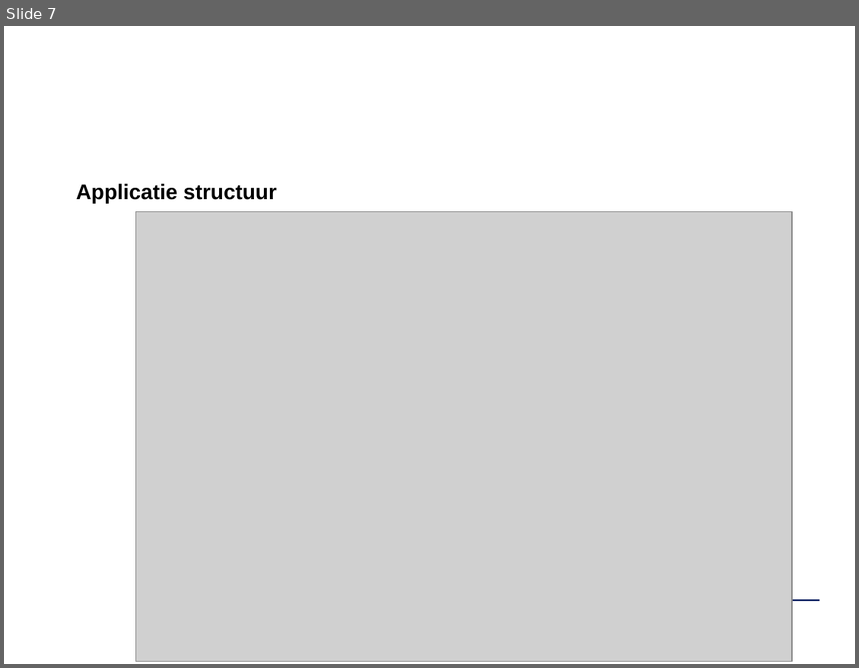
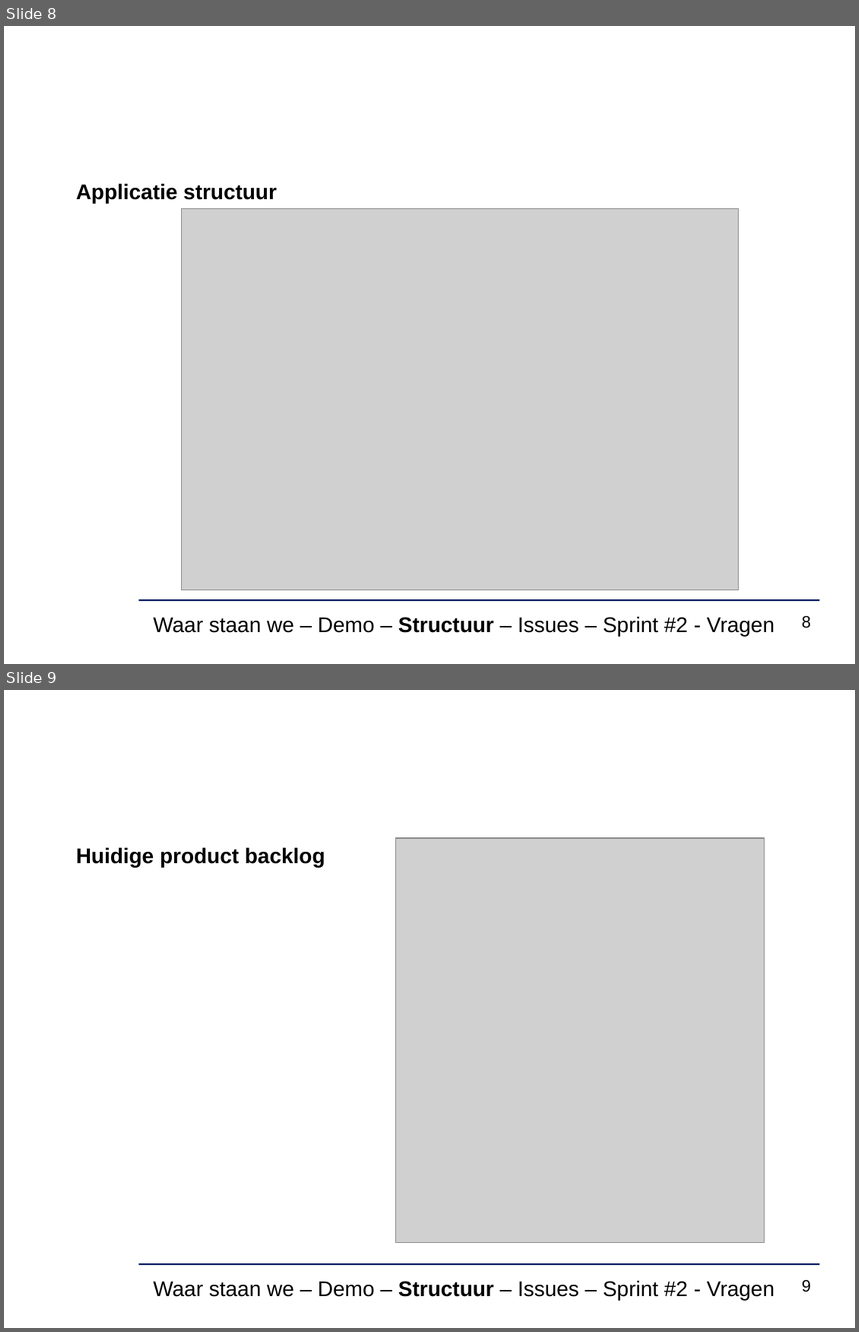
Before and after one commit to ghentlivinglab/Traffic-Travel-Time-Analyzer-4, a slide deck: Analyse/sprint1presentatie.pptx. Shown one above the other, each under a label of ours: slide 7 before the commit, slides 8 and 9 after it. The pictures are 859x668 and 859x1332 pixels, drawn with LibreOffice and Linux fonts; fonts in the diff are those of the drawing; grey boxes stand for pictures; background and template pictures are left out. Boxes give left, top, right and bottom in pixels: in the first picture for what was removed or moved away, otherwise in the second. Text is boxed around its words. In the diff, an @@ line names an element or a change of style, - is before the commit and + after.

Commit message:
update presentatie sprint 1

```diff
--- a/Analyse/sprint1presentatie.pptx
+++ b/Analyse/sprint1presentatie.pptx
@@ slide 9 added at <box>4,690,855,1328</box>, background #FFFFFF; not listed: 1 template element that a slide beside it also shows @@
@@ text added at <box>76,847,325,867</box>, 18 pt, text #000000, bold @@
+Huidige product backlog
@@ picture added at <box>396,838,765,1243</box> @@
@@ text added at <box>153,1281,775,1300</box>, 18 pt, text #000000 @@
+Waar staan we – Demo – Structuur – Issues – Sprint #2 - Vragen
@@ page number added at <box>802,1280,811,1293</box>, 14 pt, text #000000 @@
+9
@@ what was slide 7 is now slide 8 @@
@@ slide 8 changed as well @@
@@ picture: place and size @@
-picture at <box>136,211,792,662</box>
+picture at <box>182,209,739,591</box>
@@ text added at <box>153,617,775,636</box>, 18 pt, text #000000 @@
+Waar staan we – Demo – Structuur – Issues – Sprint #2 - Vragen
@@ page number added at <box>802,616,811,629</box>, 14 pt, text #000000 @@
+8
```
Also in this commit, not shown: 11 other slides changed, 6 other slides added, 3 slides removed.
